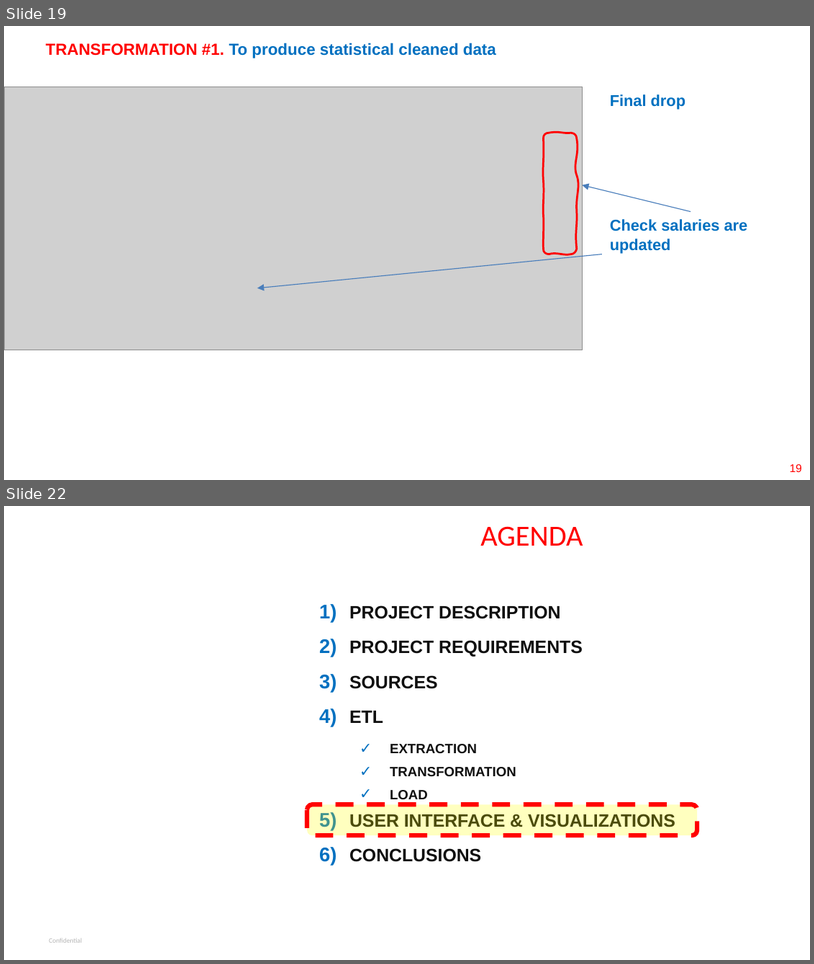
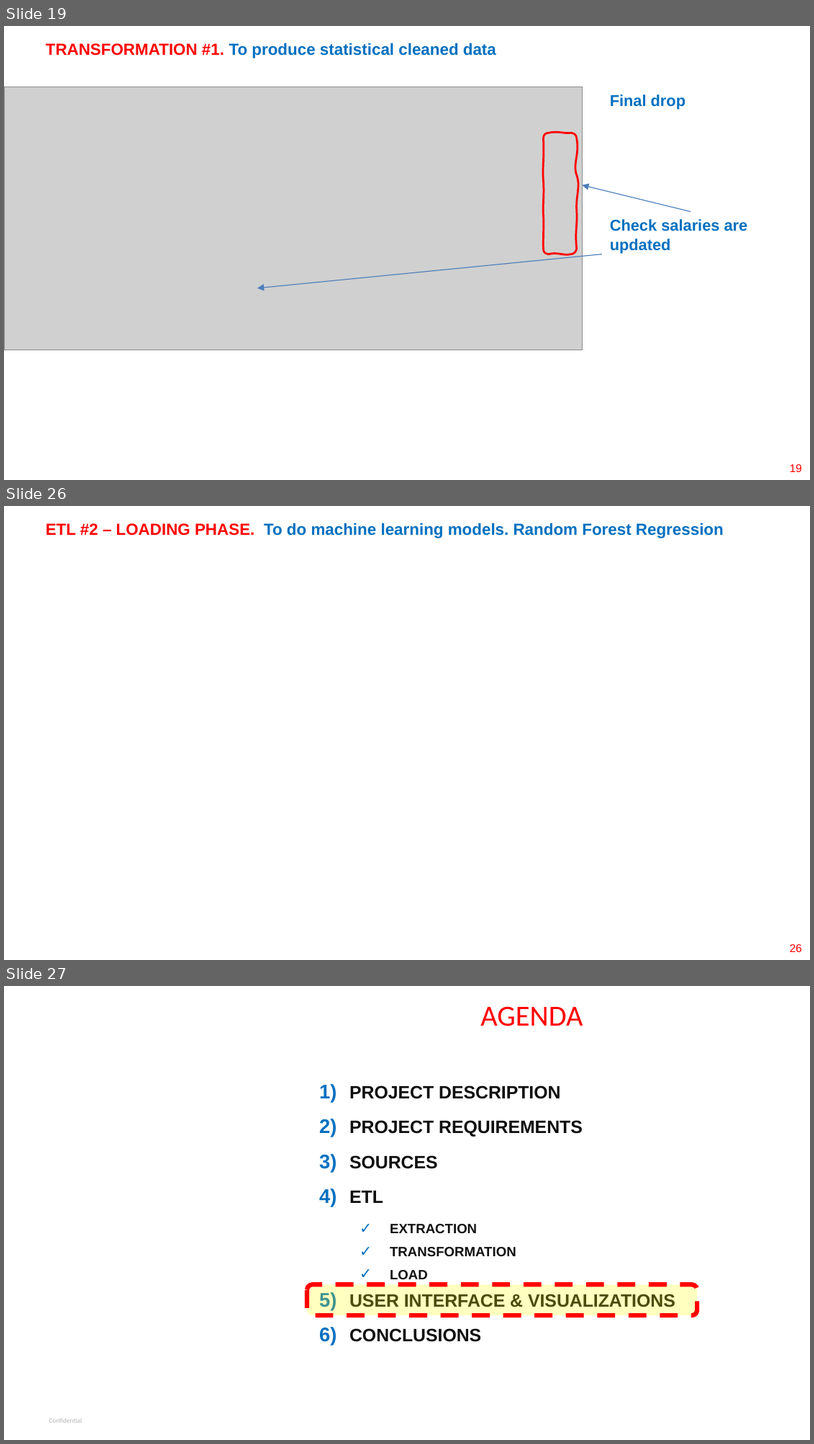
Before and after one commit to aburstyn9068/final_project, a slide deck: ppt/Final Project Group 1 v2.pptx. Shown one above the other, each under a label of ours: slides 19 and 22 before the commit, slides 19, 26 and 27 after it; the slides between them are not shown. The pictures are 814x964 and 814x1444 pixels, drawn with LibreOffice and Linux fonts; fonts in the diff are those of the drawing; grey boxes stand for pictures; background and template pictures are left out. Boxes give left, top, right and bottom in pixels: in the first picture for what was removed or moved away, otherwise in the second. Text is boxed around its words. In the diff, an @@ line names an element or a change of style, - is before the commit and + after.

```diff
--- a/ppt/Final Project Group 1 v2.pptx
+++ b/ppt/Final Project Group 1 v2.pptx
@@ slide 26 added at box(4, 506, 810, 960), background #FFFFFF @@
@@ title added at box(46, 523, 724, 538), 14.4 pt, text #0070C0, bold @@
+ETL #2 – LOADING PHASE. To do machine learning models. Random Forest Regression
@@ page number added at box(790, 944, 802, 952), 10 pt, text #FF0000 @@
+26
@@ what was slide 22 is now slide 27 @@
```
Also in this commit, not shown: 4 slides changed, 5 other slides added, 1 other file.
